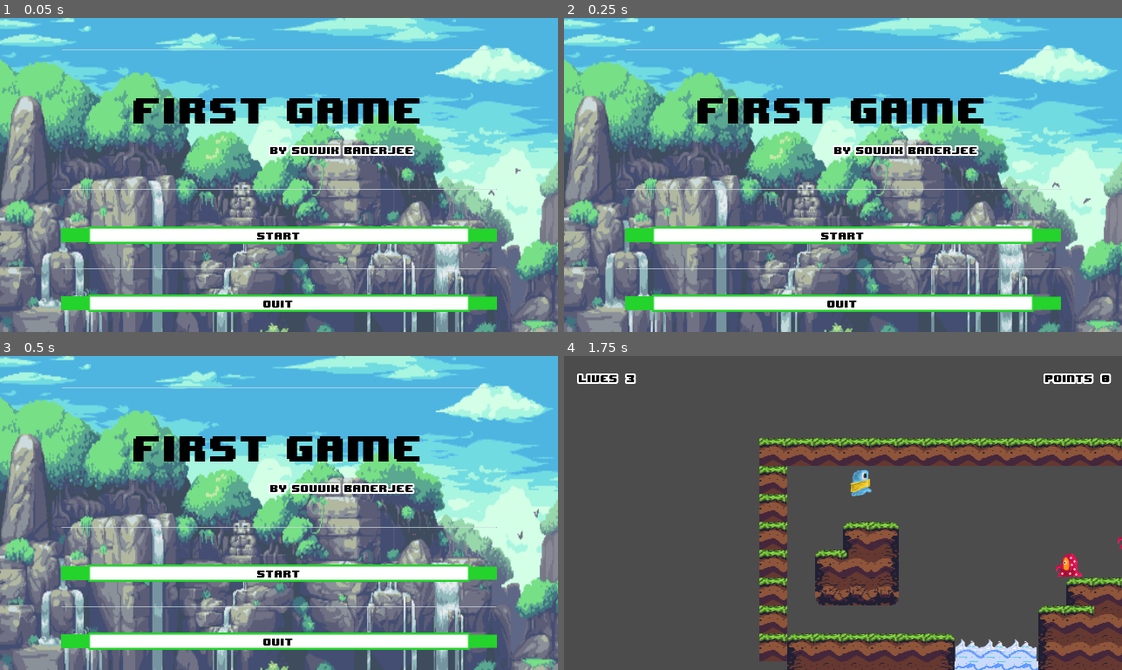
Above: before the commit, frames 1-4 (two rows, left to right).
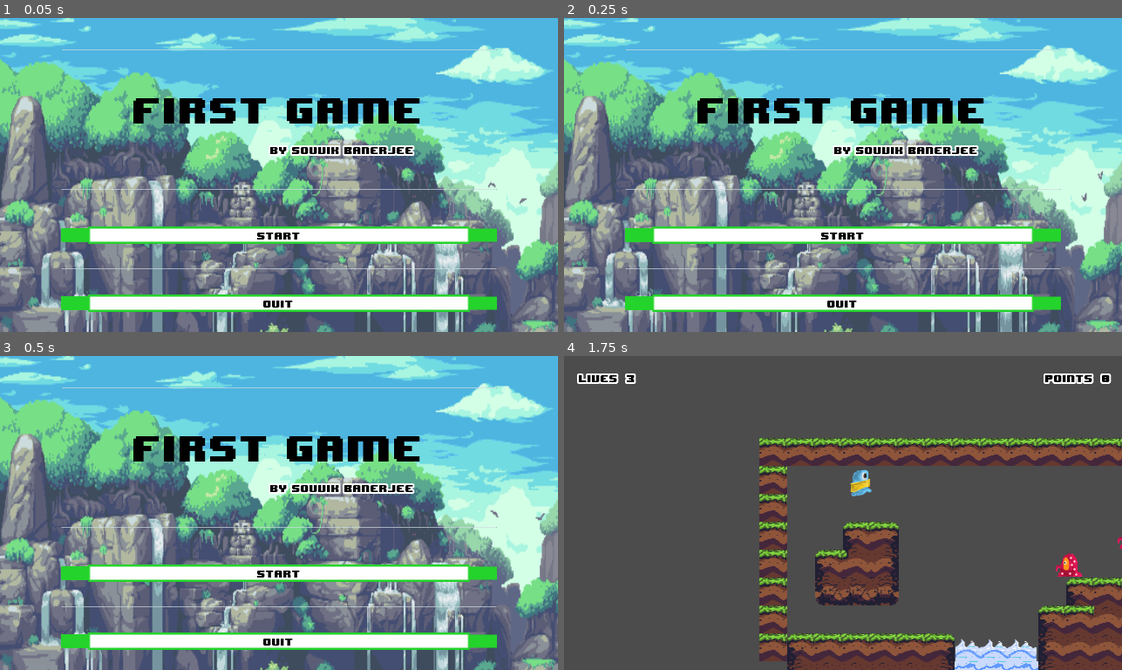
Above: after the commit, the same moments.

Repository: souvikban16/firstgame
Game: Godot game, scene res://UI/Menu.tscn
Same seed, same stepped clock (60 frames per second), same inputs: the game is played once before the commit and once after it. Sound files missing from this copy of the repository are replaced by a short silence.
Inputs:
- Up to frame 1 (0.05 s): no input
- Up to frame 2 (0.25 s): no input
- Up to frame 3 (0.5 s): no input
- Up to frame 4 (1.75 s): click "Start" at 0.5 s; hold D (right) from 1.28 s (still down); tap W (jump) at 1.52 s

The runs differ from the first frame. In frame 1, 1.5% of the frame differs, in the area x 6-95%, y 47-100%; in frame 2, 1.5%; in frame 3, 1.5%, in the area x 6-98%, y 48-100%; in frame 4, nothing differs.

Commit message:
added spikes

Diff:
--- a/UI/Menu.tscn
+++ b/UI/Menu.tscn
@@ -38,7 +38,7 @@
 scale = Vector2( 1.15727, 1.56758 )
 frames = SubResource( 1 )
 animation = "Back"
-frame = 1
+frame = 3
 speed_scale = 2.0
 playing = true
 centered = false
Not shown, added: sounds/Cuphead - Coin Sound Effect [Free Ringtone Download].ogg.import
Binary file added: sprites/spikes/spike.png
